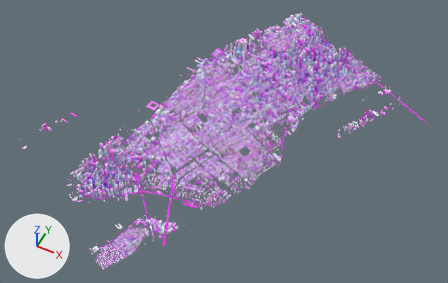
The glTF model public/models/new-york.glb, before and after one commit.
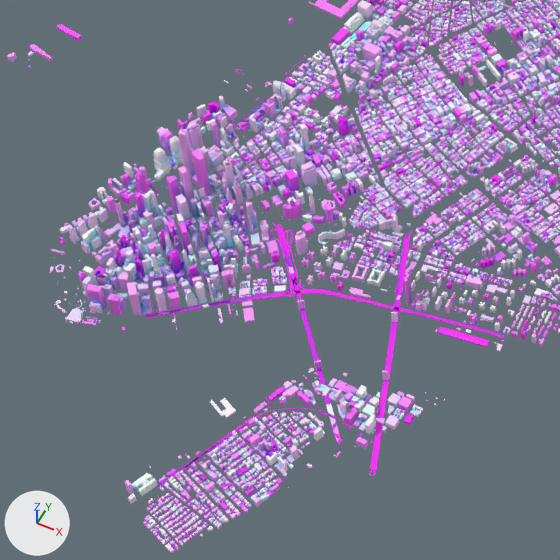
The first picture shows the older version from a 50 mm lens placed at (4678.0, -9077.0, 10620.0), pointed at (376.0, -473.0, -134.0). The close-ups show the older and then the newer version on the part from 12% to 49% of the width and 37% to 96% of the height of that picture. Only the edits that show in the close-ups are written down. Every picture has the same lights, and +X, +Y and +Z are marked at lower left. Where no turn or scale is listed for an object, it has been applied to the vertices. Vertices at exactly the same position are counted once.

The older version as bpy lines, for what is in view:
```python
me_city = bpy.data.meshes.new('city')
me_city.from_pydata(...)  # 420176 vertices, 699855 faces; spans x -4116.0..4116.0, y -4618.0..4618.0, z -271.0..271.0
me_city.materials.append(mat_defaultmaterial)
ob_city = bpy.data.objects.new('city', me_city)
ob_city.location = (342.0, 17.0, 270.0)
```
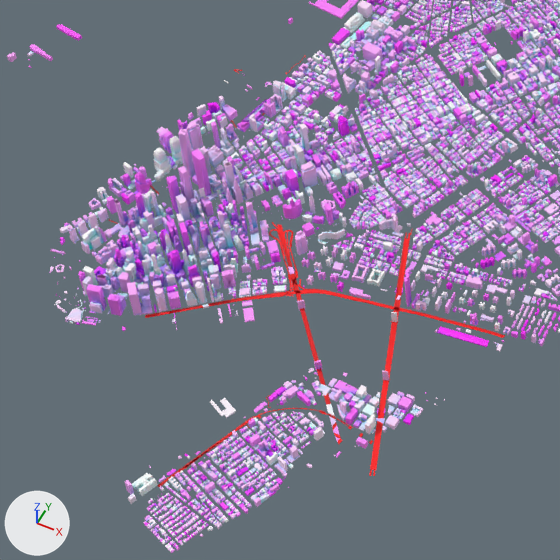
Changed parts and their boxes (x1, y1, x2, y2) in the close-ups (560 x 560 px):
part 1 of me_city, recoloured
    both: (81, 1, 560, 513)
part 2 of me_city, recoloured
    both: (90, 1, 560, 506)
part 3 of me_city, recoloured
    both: (70, 2, 558, 509)
part 4 of me_city, recoloured
    both: (102, 18, 543, 457)

Patch to the scene script:
```diff
--- a/public/models/new-york.glb.py
+++ b/public/models/new-york.glb.py
@@ me_city @@
 me_city.from_pydata(...)  # 420176 vertices, 699855 faces; spans x -4116.0..4116.0, y -4618.0..4618.0, z -271.0..271.0
 # used by ob_city; location = (342.0, 17.0, 270.0)
+# me_city part 1: 58625 faces centred in x -2448.0..3030.0, y -4575.0..4484.0, z -270.0..162.0 are repainted in the vertex colours; the middle colour goes from blue #6ec3ff to blue #b3c3ff
+# me_city part 2: 28439 faces centred in x -2481.0..4111.0, y -4572.0..4533.0, z -270.0..83.0 are repainted in the vertex colours; the middle colour goes from purple #a742ff to purple #b342ff
+# me_city part 3: 52583 faces centred in x -3634.0..2960.0, y -4573.0..4586.0, z -270.0..-11.0 are repainted in the vertex colours; the middle colour goes from cyan #6eedff to cyan #b3edff
+# me_city part 4: 41061 faces centred in x -2472.0..2935.0, y -4571.0..4423.0, z -270.0..79.0 are repainted in the vertex colours; the middle colour goes from blue #667aff to purple #b37aff
 me_city.materials.append(mat_defaultmaterial)
```
